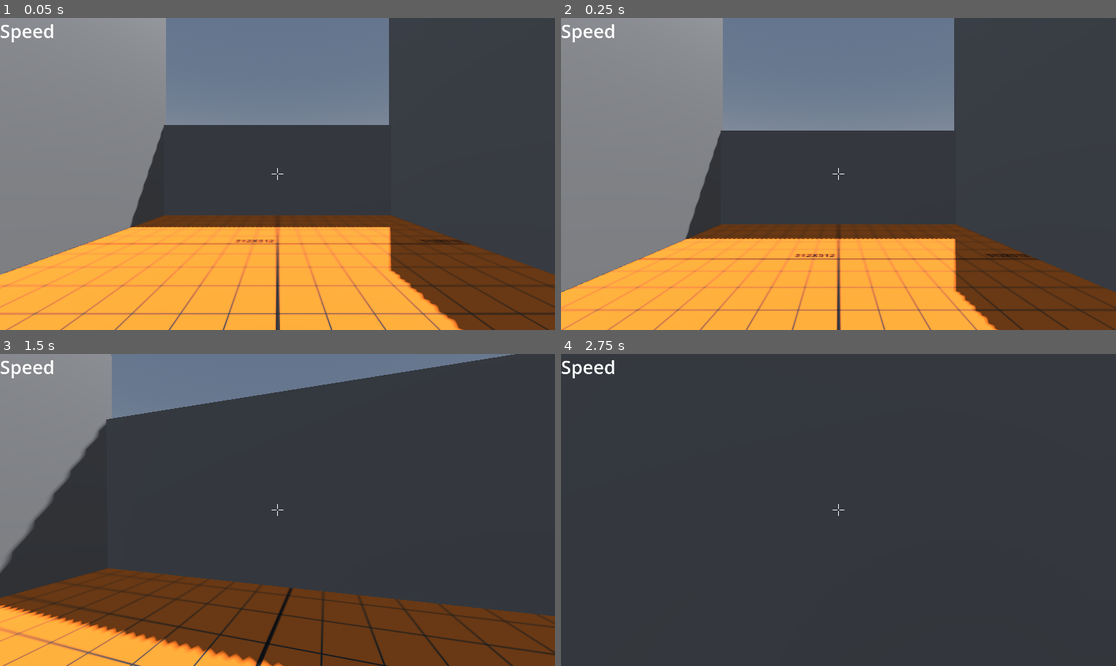
Above: before the commit, frames 1-4 (two rows, left to right).
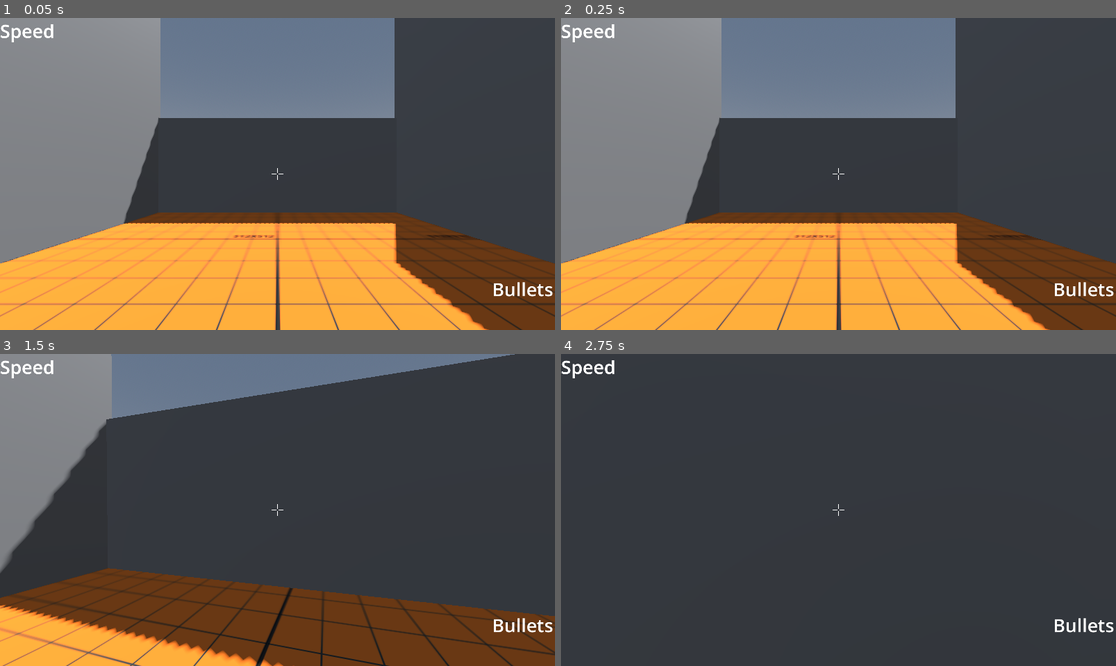
Above: after the commit, the same moments.

Repository: Nyedveg/Hop-Shot
Game: Godot game, scene res://prefabs/levels/Tutorial_level/Level_Tutorial.tscn
The game is run twice, just before and just after one commit, with the same random seed, the same clock (stepped at 60 frames per second) and the same inputs. This scene is started directly instead of the project's main scene.
Inputs (mouse positions are in pixels of both pictures, inside the frame that each line leads up to):
- Up to frame 1 (0.05 s): no input
- Up to frame 2 (0.25 s): no input
- Up to frame 3 (1.5 s): move the mouse to (305, 510) at 0.52 s; hold Ctrl (crouch) 0.53-1.28 s; hold W (move_forward) from 0.53 s (still down); move the mouse to (249, 510) at 1.27 s; click (249, 510) at 1.35 s
- Up to frame 4 (2.75 s): keep holding W (move_forward); move the mouse to (849, 503) at 2.02 s; hold Shift (sprint) from 2.03 s (still down)

The runs differ from the first frame. In frame 1, 10% of the frame differs, in the area x 0-100%, y 0-100%; in frame 2, 15%; in frame 3, 0.2%; in frame 4, 0.3%.
Error in both runs: Invalid assignment of property or key 'text' with value of type 'String' on a base object of type 'null instance'. (res://scripts/Main_level_script.gd:15)

Commit message:
Update Level_Tutorial.tscn

Diff:
--- a/prefabs/levels/Tutorial_level/Level_Tutorial.tscn
+++ b/prefabs/levels/Tutorial_level/Level_Tutorial.tscn
@@ -6,8 +6,6 @@
 [ext_resource type="PackedScene" uid="uid://pegiaoi4sodn" path="res://prefabs/death_zone.tscn" id="5_geqjx"]
 [ext_resource type="Script" path="res://scripts/Action_Listener_DEMO.gd" id="6_cr65g"]
 [ext_resource type="FontFile" uid="uid://beoncmyfjl5g4" path="res://FONT/Retro Gaming.ttf" id="6_e77r4"]
-[ext_resource type="PackedScene" uid="uid://djviime4g1lhc" path="res://prefabs/ammo_create.tscn" id="7_e53so"]
-[ext_resource type="PackedScene" uid="uid://b8k7wuwngd6pi" path="res://prefabs/collider.tscn" id="8_2bh8q"]
 
 [sub_resource type="StandardMaterial3D" id="StandardMaterial3D_xhfb4"]
 albedo_texture = ExtResource("2_cvrlx")
@@ -42,7 +40,10 @@
 "float": SubResource("Animation_jlcpy")
 }
 
-[sub_resource type="LabelSettings" id="LabelSettings_3y3nh"]
+[sub_resource type="LabelSettings" id="LabelSettings_3q4n1"]
+font_size = 64
+
+[sub_resource type="LabelSettings" id="LabelSettings_pukly"]
 font_size = 64
 
 [node name="Level_template" type="Node3D"]
@@ -116,6 +117,21 @@
 }
 autoplay = "float"
 
+[node name="Label2" type="Label" parent="."]
+anchors_preset = 3
+anchor_left = 1.0
+anchor_top = 1.0
+anchor_right = 1.0
+anchor_bottom = 1.0
+offset_left = -218.0
+offset_top = -186.0
+offset_right = -6.0
+offset_bottom = -98.0
+grow_horizontal = 0
+grow_vertical = 0
+text = "Bullets"
+label_settings = SubResource("LabelSettings_3q4n1")
+
 [node name="AmmoLabel" type="Label" parent="."]
 anchors_preset = 3
 anchor_left = 1.0
@@ -126,12 +142,14 @@
 offset_top = -88.0
 grow_horizontal = 0
 grow_vertical = 0
-label_settings = SubResource("LabelSettings_3y3nh")
+label_settings = SubResource("LabelSettings_pukly")
 
-[node name="AmmoCreate" parent="." instance=ExtResource("7_e53so")]
-transform = Transform3D(1, 0, 0, 0, 1, 0, 0, 0, 1, -0.931564, 0.0574996, -12.4489)
-
-[node name="Collider" parent="." instance=ExtResource("8_2bh8q")]
+[node name="Label3" type="Label" parent="."]
+offset_right = 40.0
+offset_bottom = 23.0
+text = "Speed
+"
+label_settings = SubResource("LabelSettings_3q4n1")
 
 [connection signal="player_shot_fired" from="Player" to="." method="_on_player_player_shot_fired"]
 [connection signal="body_entered" from="Death_Zone" to="." method="_on_death_zone_body_entered"]
Not shown: 1 places in prefabs/levels/Tutorial_level/Level_Tutorial.tscn that only renumber resources
